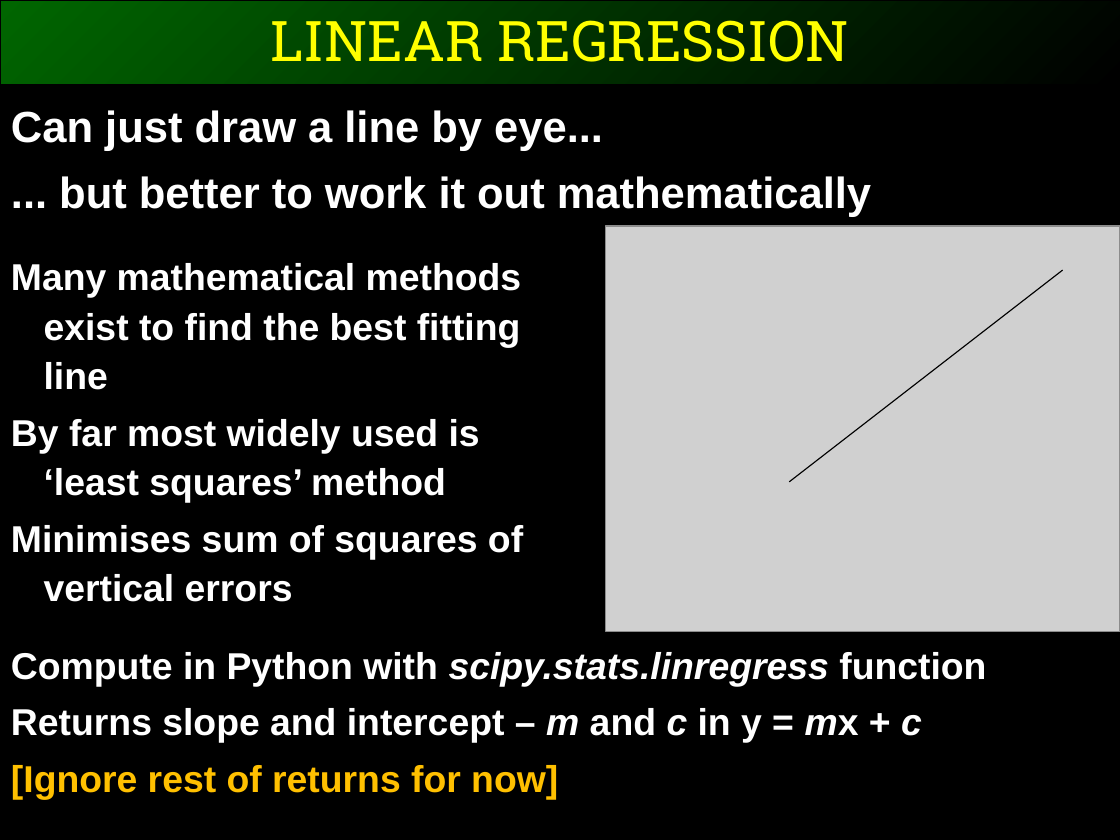
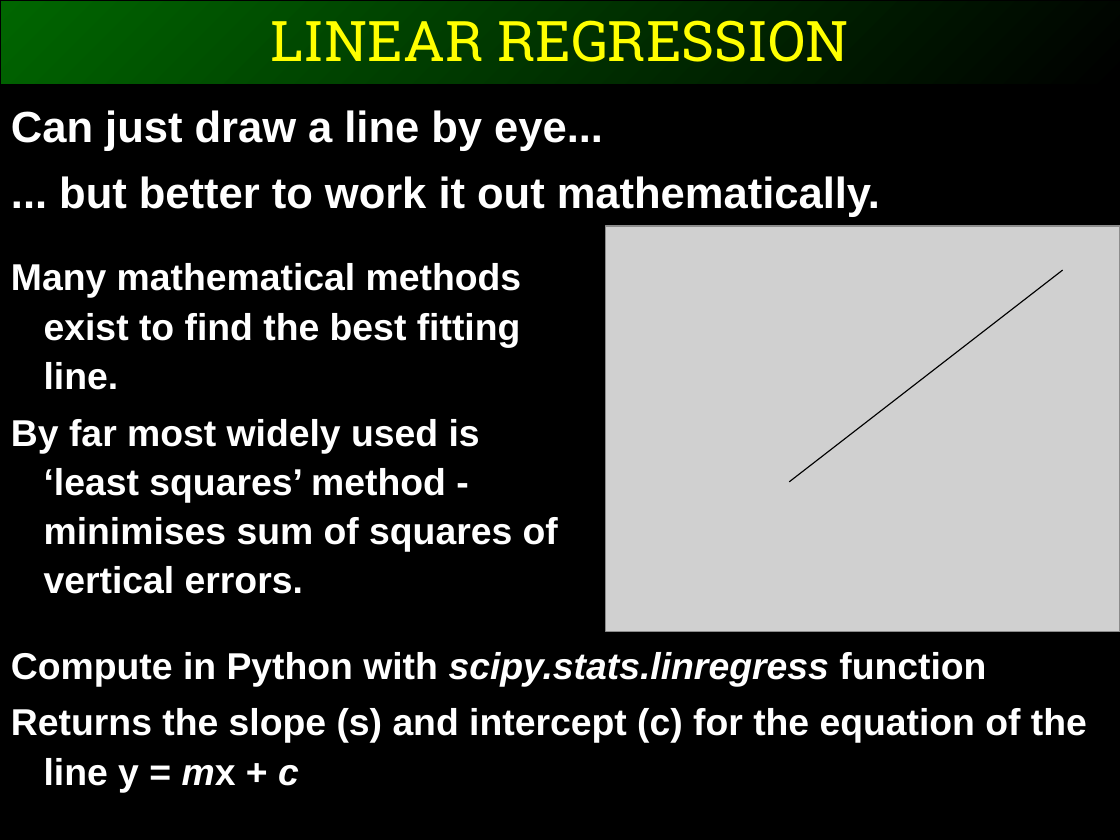
Before and after one commit to ggorman/Introduction-to-stats-for-geoscientists, a slide deck: slide 5 of slides/CSFG6.pptx. Drawn at 1120x840 pixels with LibreOffice and Linux fonts; fonts in the diff are those of the drawing; grey boxes stand for pictures. Boxes give left, top, right and bottom in pixels: in the first picture for what was removed or moved away, otherwise in the second. Text is boxed around its words. In the diff, an @@ line names an element or a change of style, - is before the commit and + after.

```diff
--- a/slides/CSFG6.pptx
+++ b/slides/CSFG6.pptx
@@ text at box(59, 176, 880, 217): text changed @@
-... but better to work it out mathematically
+... but better to work it out mathematically.
@@ text at box(11, 263, 558, 594): text changed @@
-Many mathematical methods exist to find the best fitting line
-By far most widely used is ‘least squares’ method
-Minimises sum of squares of vertical errors
+Many mathematical methods exist to find the best fitting line.
+By far most widely used is ‘least squares’ method - minimises sum of squares of vertical errors.
@@ text at box(11, 708, 1087, 792): text changed @@
-Returns slope and intercept – m and c in y = mx + c
-[Ignore rest of returns for now]
+Returns the slope (s) and intercept (c) for the equation of the line y = mx + c
```
Also in this commit, not shown: 11 other slides changed, 1 other file.
